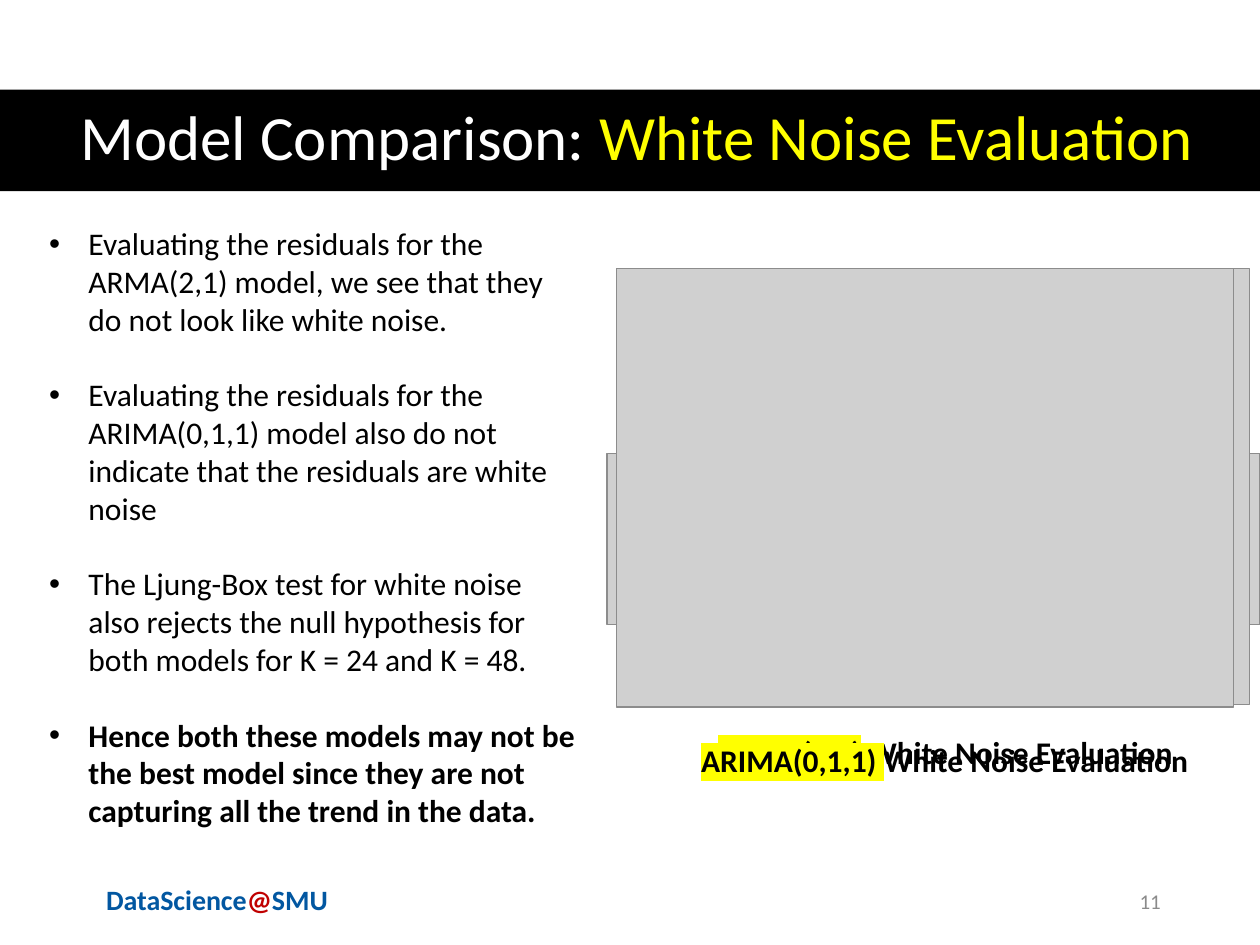
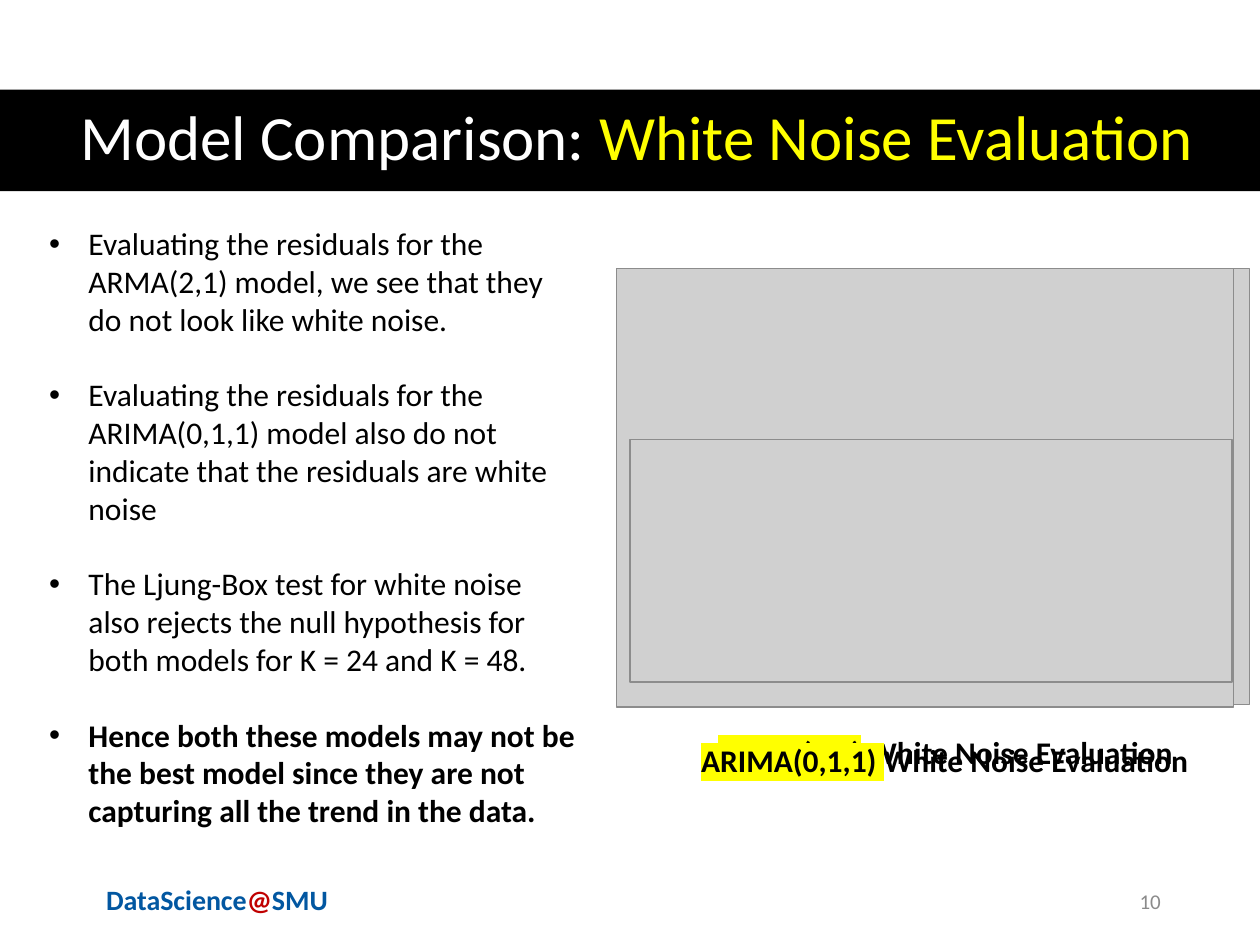
Before and after one commit to sjmiller8182/gdp_prediction, a slide deck: slide 10 of presentation/forecasting_recessions.pptx (slide 11 before the commit). Drawn at 1260x945 pixels with LibreOffice and Linux fonts; fonts in the diff are those of the drawing; grey boxes stand for pictures; background and template pictures are left out. Boxes give left, top, right and bottom in pixels: in the first picture for what was removed or moved away, otherwise in the second. Text is boxed around its words. In the diff, an @@ line names an element or a change of style, - is before the commit and + after.

```diff
--- a/presentation/forecasting_recessions.pptx
+++ b/presentation/forecasting_recessions.pptx
@@ picture: place and size @@
-picture at (607, 454, 1260, 625)
+picture at (630, 440, 1232, 682)
@@ page number at (1140, 895, 1161, 909): text changed @@
-11
+10
```
Also in this commit, not shown: 9 other slides changed, 1 slide removed, 1 other file.
